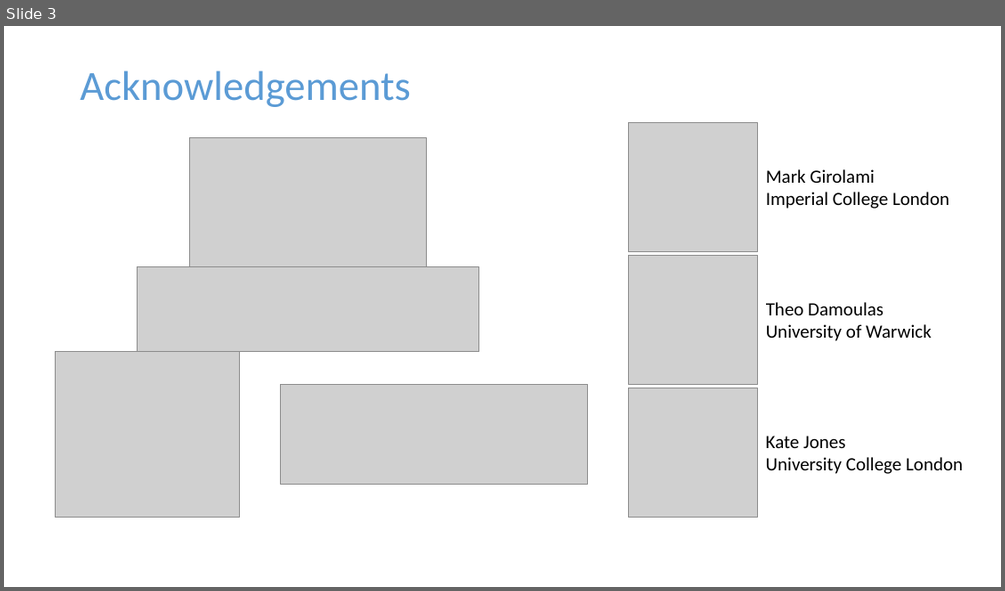
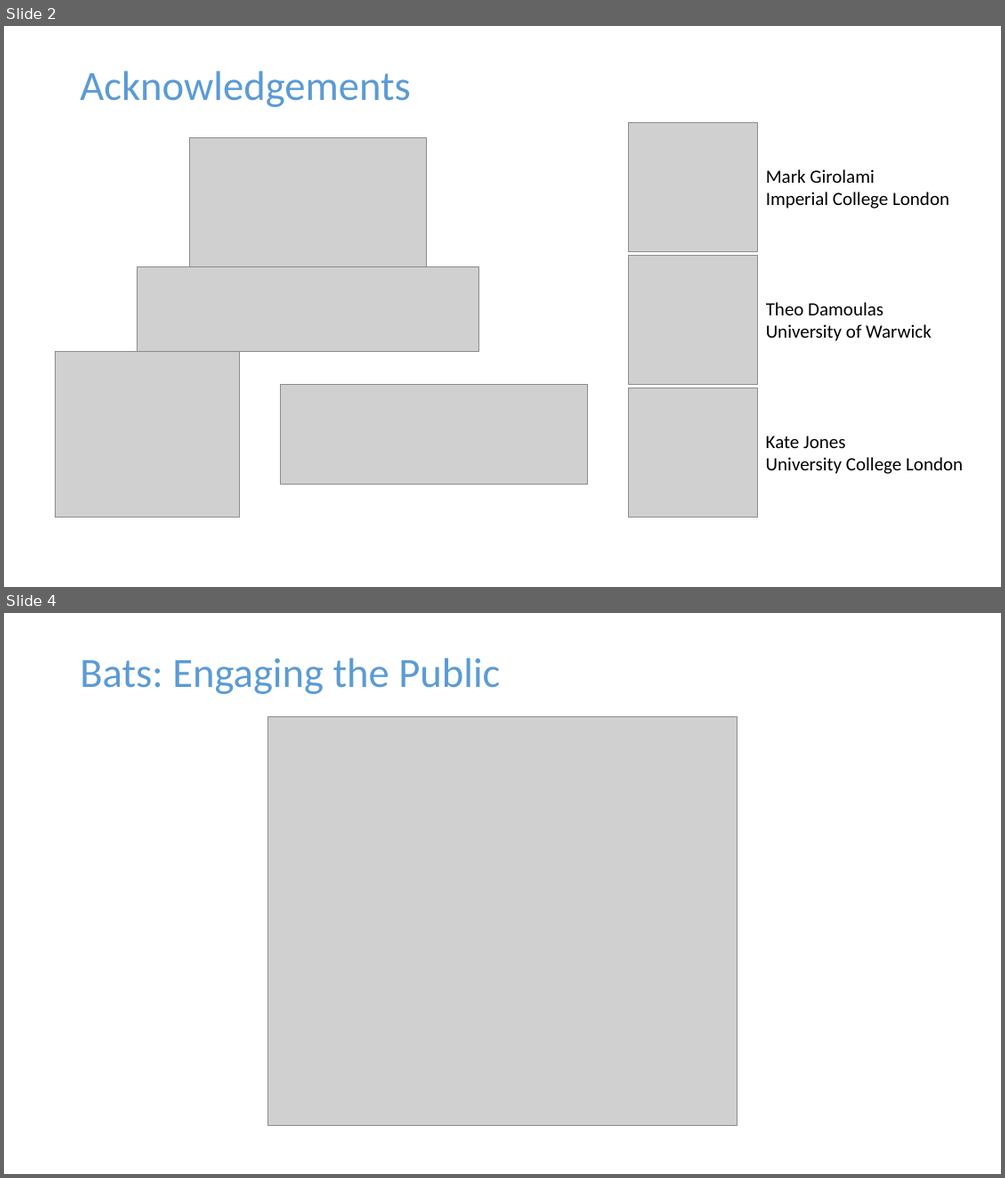
Before and after one commit to jpmeagher/SDS_Imperial, a slide deck: Presentation/Slides/Draft_0.pptx. Shown one above the other, each under a label of ours: slide 3 before the commit, slides 2 and 4 after it; the slides between them are not shown. The pictures are 1005x591 and 1005x1178 pixels, drawn with LibreOffice and Linux fonts; fonts in the diff are those of the drawing; grey boxes stand for pictures. Boxes give left, top, right and bottom in pixels: in the first picture for what was removed or moved away, otherwise in the second. Text is boxed around its words. In the diff, an @@ line names an element or a change of style, - is before the commit and + after.

```diff
--- a/Presentation/Slides/Draft_0.pptx
+++ b/Presentation/Slides/Draft_0.pptx
@@ slide 4 added at (x1=4, y1=613, x2=1001, y2=1174), background #FFFFFF @@
@@ title added at (x1=80, y1=657, x2=500, y2=694), 40 pt, text #5B9BD5 @@
+Bats: Engaging the Public
@@ picture added at (x1=268, y1=716, x2=736, y2=1126) @@
@@ what was slide 3 is now slide 2 @@
```
Also in this commit, not shown: 2 slides changed, 18 other slides added, 3 slides removed, 2 other files.
